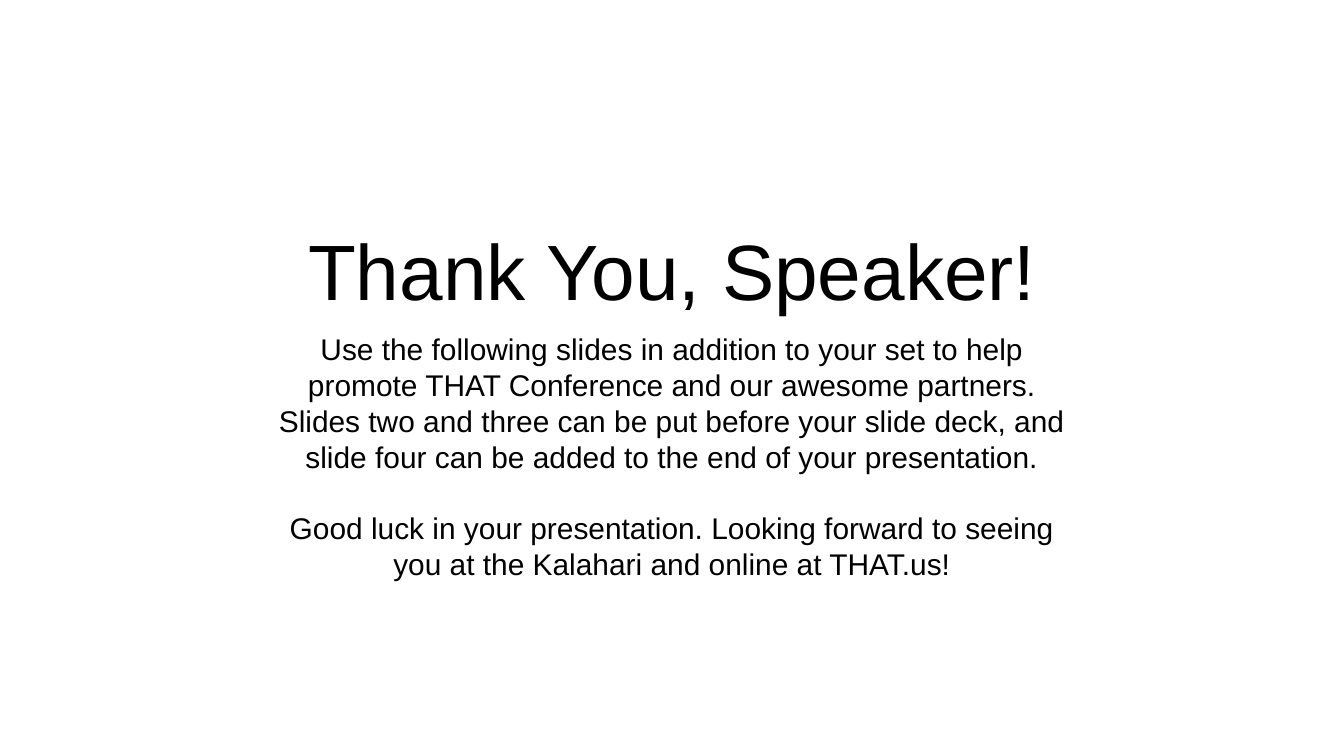
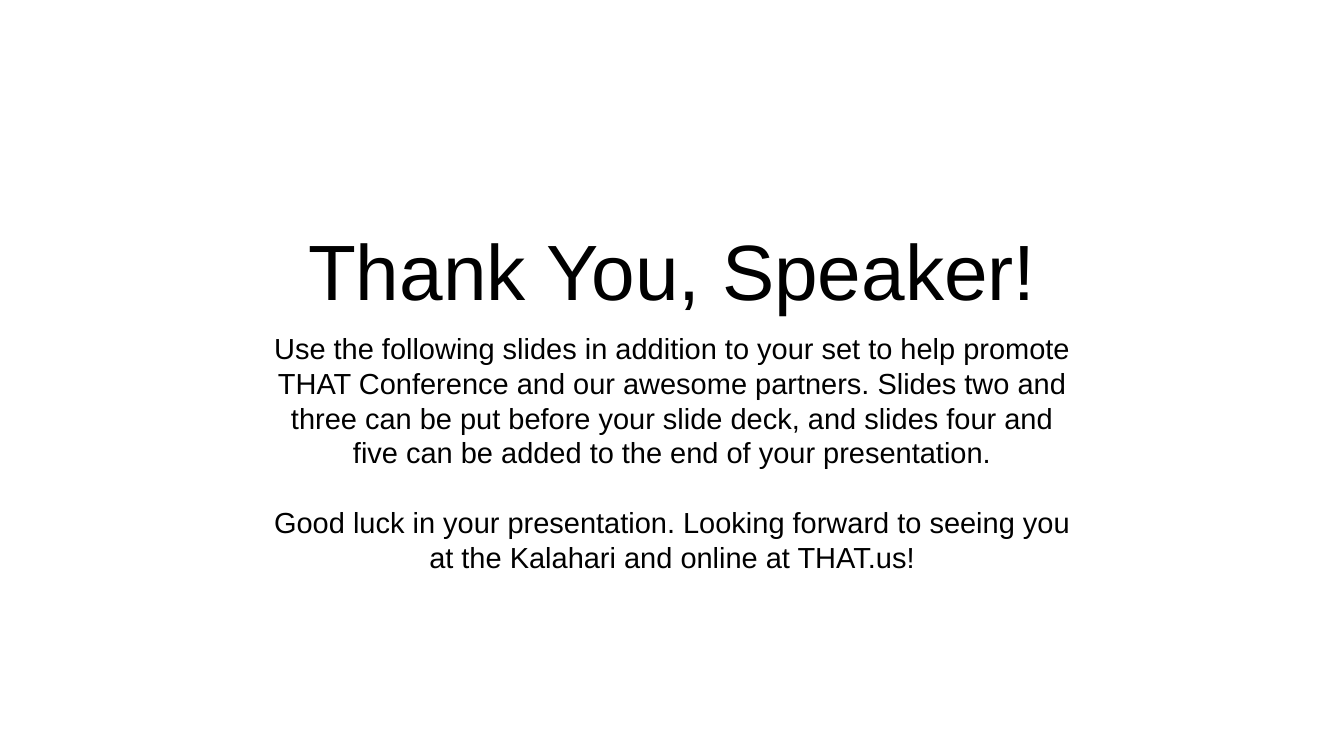
Before and after one commit to ThatConference/that-branding, a slide deck: slide 1 of Speaker Slides/SpeakerSlides.pptx. Drawn at 1344x756 pixels with LibreOffice and Linux fonts; fonts in the diff are those of the drawing. Boxes give left, top, right and bottom in pixels: in the first picture for what was removed or moved away, otherwise in the second. Text is boxed around its words. In the diff, an @@ line names an element or a change of style, - is before the commit and + after.

```diff
--- a/Speaker Slides/SpeakerSlides.pptx
+++ b/Speaker Slides/SpeakerSlides.pptx
@@ subtitle at (x1=274, y1=338, x2=1069, y2=469): text changed; size 42.7 to 41.4 pt @@
-Use the following slides in addition to your set to help promote THAT Conference and our awesome partners. Slides two and three can be put before your slide deck, and slide four can be added to the end of your presentation.
+Use the following slides in addition to your set to help promote THAT Conference and our awesome partners. Slides two and three can be put before your slide deck, and slides four and five can be added to the end of your presentation.
@@ subtitle at (x1=274, y1=512, x2=1070, y2=569): size 42.7 to 41.4 pt in "Good luck in your presentation. Looking forward ..." @@
```
Also in this commit, not shown: 1 slide added, 5 other files.
